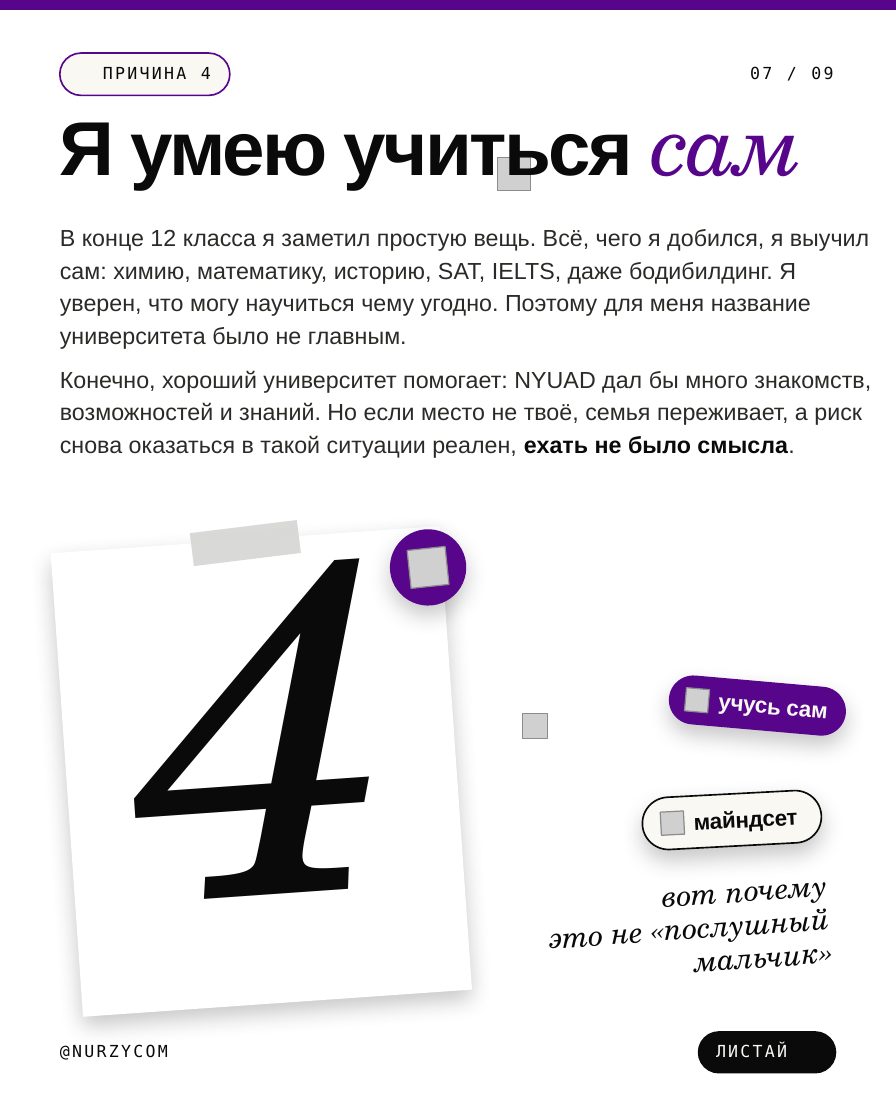
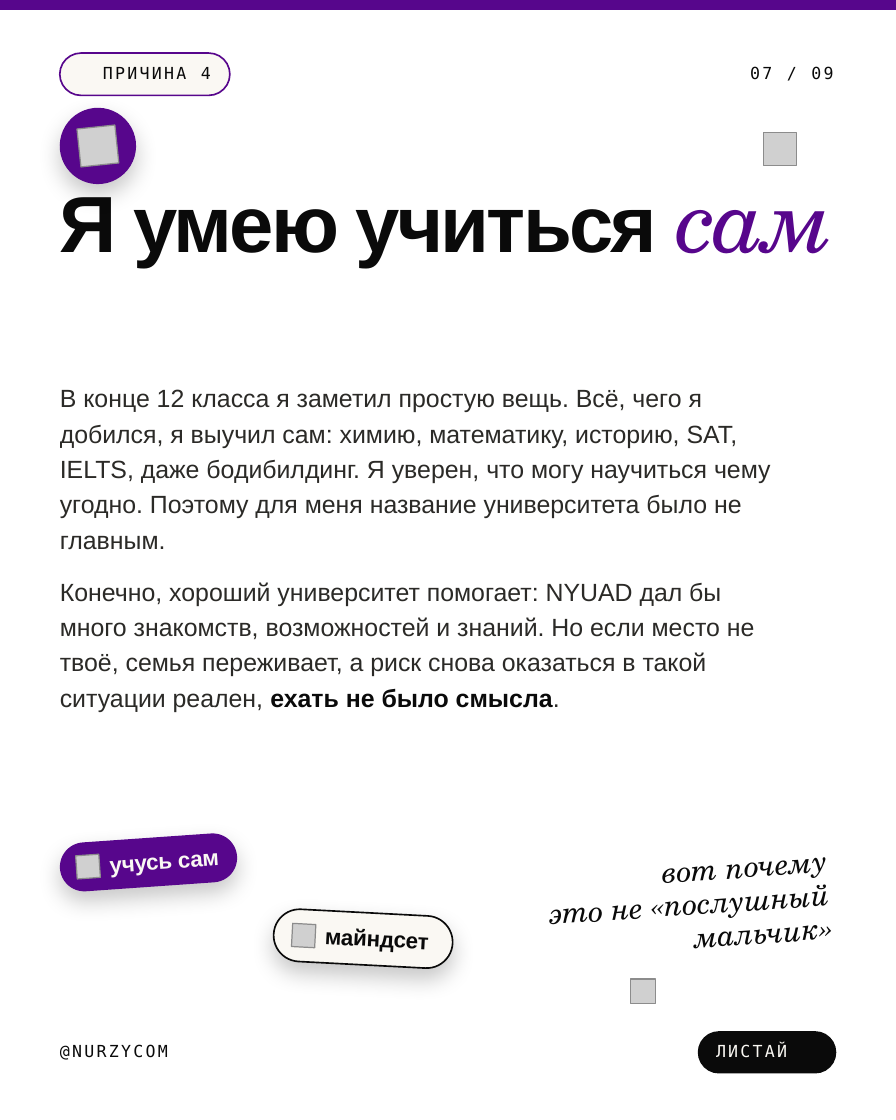
Before and after one commit to galiandojonathan-ship-it1/nurzycom_brand, a slide deck: slide 7 of social/pptx/reasons-170m.pptx. Drawn at 896x1120 pixels with LibreOffice and Linux fonts; fonts in the diff are those of the drawing; grey boxes stand for pictures; background and template pictures are left out. Boxes give left, top, right and bottom in pixels: in the first picture for what was removed or moved away, otherwise in the second. Text is boxed around its words. In the diff, an @@ line names an element or a change of style, - is before the commit and + after.

```diff
--- a/social/pptx/reasons-170m.pptx
+++ b/social/pptx/reasons-170m.pptx
@@ ellipse: place and size @@
-ellipse at <box>386,525,470,609</box>
+ellipse at <box>56,104,140,188</box>
@@ picture: place and size @@
-picture at <box>407,546,449,588</box>
+picture at <box>77,125,119,167</box>
@@ picture: place and size @@
-picture at <box>498,158,532,191</box>
+picture at <box>763,133,797,166</box>
@@ text "Я умею учиться сам": place and size @@
-text "Я умею учиться сам" at <box>60,122,803,189</box>
+text "Я умею учиться сам" at <box>60,197,834,267</box>
@@ text "Я умею учиться сам" at <box>60,197,834,267</box>: size 46 to 48 pt, letter spacing -1.6 to -1.7 pt in "Я умею учиться"; size 52 to 54 pt, letter spacing -1 to -1.1 pt in "сам"; line spacing 46pt to 48pt @@
@@ text "В конце 12 класса я ...": place and size @@
-text "В конце 12 класса я ..." at <box>60,229,869,349</box>
+text "В конце 12 класса я ..." at <box>60,389,771,550</box>
@@ text "В конце 12 класса я ..." at <box>60,389,771,550</box>: size 14 to 15 pt; line spacing 19.6pt to 21.3pt @@
@@ text removed at <box>145,445,403,1016</box> @@
-4
@@ rectangle removed at <box>51,526,472,1017</box> @@
@@ rectangle removed at <box>190,520,300,567</box> @@
@@ text "Конечно, хороший университет помогает: NYUAD ..." at <box>60,582,755,712</box>: size 14 to 15 pt; line spacing 19.6pt to 21.3pt @@
@@ text "Конечно, хороший университет помогает: NYUAD ...": place and size @@
-text "Конечно, хороший университет помогает: NYUAD ..." at <box>60,370,871,458</box>
+text "Конечно, хороший университет помогает: NYUAD ..." at <box>60,582,755,712</box>
@@ rounded rectangle removed at <box>641,790,823,852</box> @@
@@ rounded rectangle added at <box>58,831,239,893</box>, fill #57068C @@
@@ picture at <box>76,855,100,879</box>: rotation 5 to 356 degrees @@
@@ text "учусь сам" at <box>110,853,219,878</box>: rotation 5 to 356 degrees @@
@@ text "учусь сам": place and size @@
-text "учусь сам" at <box>718,697,827,719</box>
+text "учусь сам" at <box>110,853,219,878</box>
@@ text "вот почему": place and size @@
-text "вот почему" at <box>550,882,827,973</box>
+text "вот почему" at <box>550,857,827,949</box>
@@ rounded rectangle at <box>272,908,454,970</box>: fill #57068C to #FAF8F3; outline none to #0A0A0A 1 pt; rotation 5 to 3 degrees @@
@@ picture at <box>292,923,316,947</box>: rotation 357 to 3 degrees @@
@@ text "майндсет" at <box>325,928,429,952</box>: rotation 357 to 3 degrees @@
@@ text "майндсет": place and size @@
-text "майндсет" at <box>694,811,798,832</box>
+text "майндсет" at <box>325,928,429,952</box>
@@ picture: place and size @@
-picture at <box>523,713,548,738</box>
+picture at <box>631,978,656,1004</box>
```
Also in this commit, not shown: 4 other files.
